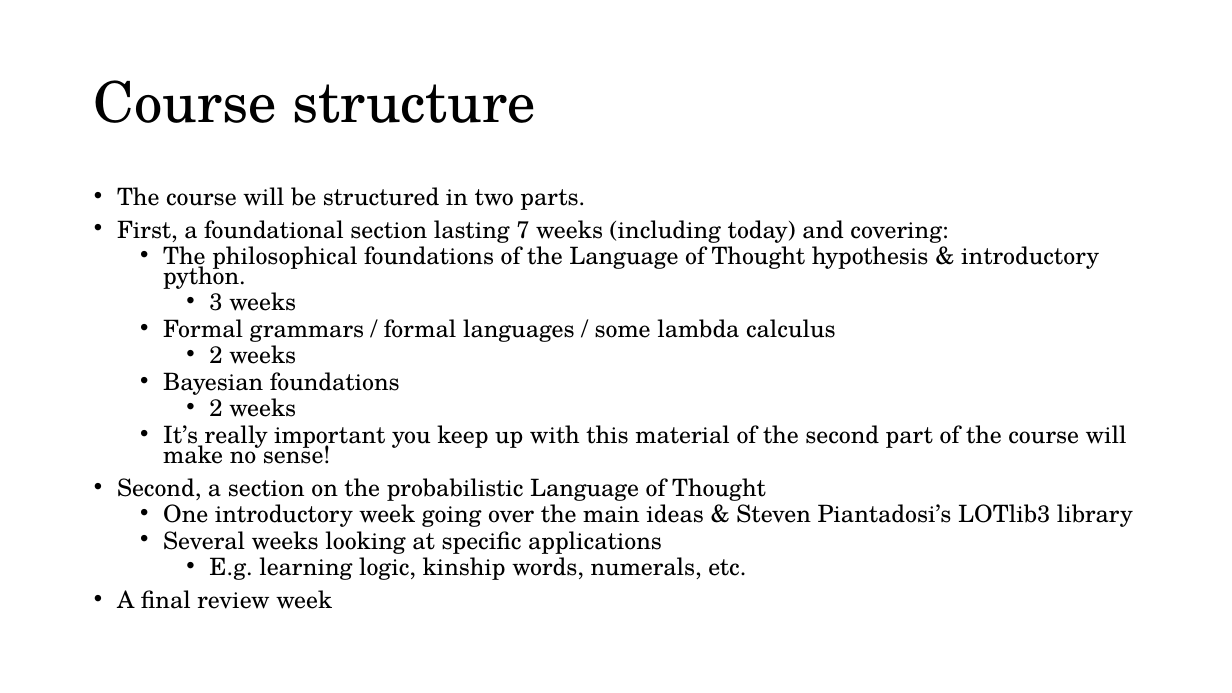
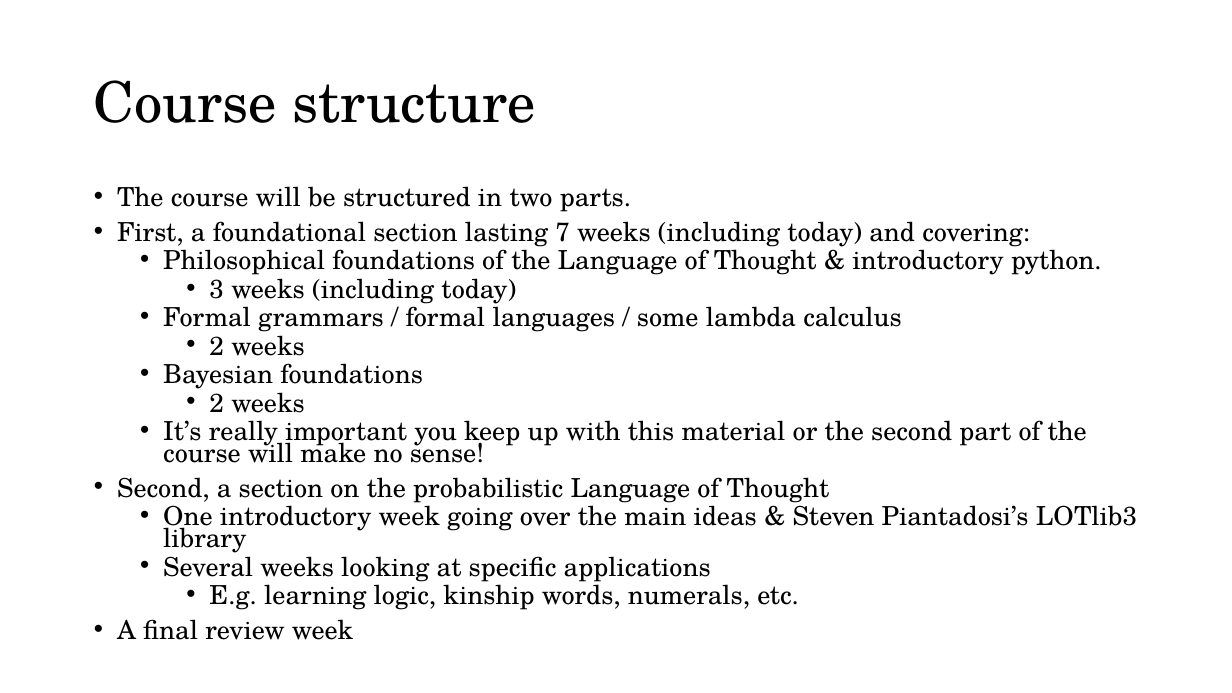
Before and after one commit to thelogicalgrammar/pLoT_course, a slide deck: slide 5 of book/lectures/1_introduction.pptx. Drawn at 1232x693 pixels with LibreOffice and Linux fonts; fonts in the diff are those of the drawing; background and template pictures are left out. Boxes give left, top, right and bottom in pixels: in the first picture for what was removed or moved away, otherwise in the second. Text is boxed around its words. In the diff, an @@ line names an element or a change of style, - is before the commit and + after.

```diff
--- a/book/lectures/1_introduction.pptx
+++ b/book/lectures/1_introduction.pptx
@@ text at bbox=[117, 186, 1137, 640]: size 18.6 to 20.4 pt in "The course will be structured in two ...", "First, a foundational section lasting 7 weeks ...", "Formal grammars / formal languages / some ...", "2 weeks" and 7 more places @@
@@ text at bbox=[163, 243, 1102, 304]: text changed; size 18.6 to 20.4 pt @@
-  • The philosophical foundations of the Language of Thought hypothesis & introductory python.
-    • 3 weeks
+  • Philosophical foundations of the Language of Thought & introductory python.
+    • 3 weeks (including today)
@@ text at bbox=[163, 420, 1087, 463]: text changed; size 18.6 to 20.4 pt @@
-  • It’s really important you keep up with this material of the second part of the course will make no sense!
+  • It’s really important you keep up with this material or the second part of the course will make no sense!
```
Also in this commit, not shown: 6 other slides changed, 3 slides added, 1 slide removed, 29 other files.
